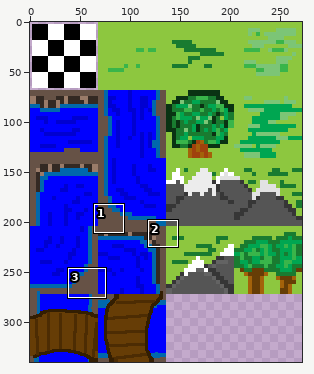
Sprite sheet -- robot_corp/tilesets/background/output_tileset.png. The first picture is a wide view before the edit; the outline marks the close-up.
Close-up. As it was:
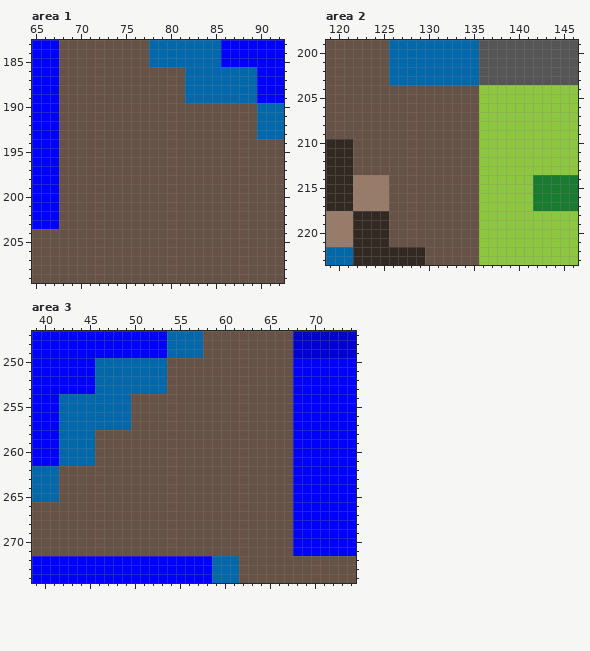
The file is 272x340 pixels. Shown: area 1: x 65..92, y 183..209; area 2: x 119..146, y 199..223; area 3: x 39..74, y 247..274.
Once edited:
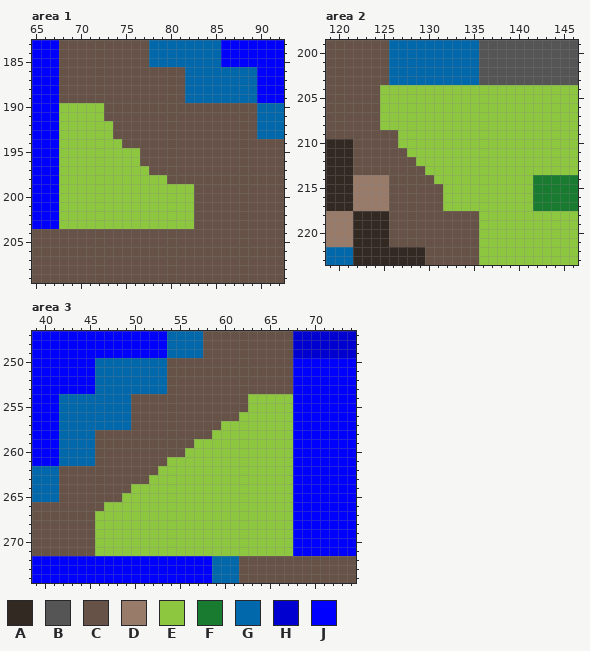
Palette (. is transparent): A #332923  B #555555  C #665246  D #997b69  E #8dc73f  F #197b30  G #0068ab  H #0000d1  J #0000ff
Diff:
Area 1:
y 190..191: x 68..72 CCCCC -> EEEEE
y 192..193: x 68..73 CCCCCC -> EEEEEE
y 194: x 68..74 CCCCCCC -> EEEEEEE
y 195..196: x 68..76 CCCCCCCCC -> EEEEEEEEE
y 197: x 68..77 CCCCCCCCCC -> EEEEEEEEEE
y 198: x 68..79 CCCCCCCCCCCC -> EEEEEEEEEEEE
y 199..203: x 68..82 CCCCCCCCCCCCCCC -> EEEEEEEEEEEEEEE
Area 2:
y 204..208: x 125..135 CCCCCCCCCCC -> EEEEEEEEEEE
y 209..210: x 127..135 CCCCCCCCC -> EEEEEEEEE
y 211: x 128..135 CCCCCCCC -> EEEEEEEE
y 212: x 129..135 CCCCCCC -> EEEEEEE
y 213: x 130..135 CCCCCC -> EEEEEE
y 214: x 131..135 CCCCC -> EEEEE
y 215..217: x 132..135 CCCC -> EEEE
Area 3:
y 254..255: x 63..67 CCCCC -> EEEEE
y 256: x 62..67 CCCCCC -> EEEEEE
y 257: x 60..67 CCCCCCCC -> EEEEEEEE
y 258: x 59..67 CCCCCCCCC -> EEEEEEEEE
y 259: x 57..67 CCCCCCCCCCC -> EEEEEEEEEEE
y 260: x 56..67 CCCCCCCCCCCC -> EEEEEEEEEEEE
y 261: x 54..67 CCCCCCCCCCCCCC -> EEEEEEEEEEEEEE
y 262: x 53..67 CCCCCCCCCCCCCCC -> EEEEEEEEEEEEEEE
y 263: x 52..67 CCCCCCCCCCCCCCCC -> EEEEEEEEEEEEEEEE
y 264: x 50..67 CCCCCCCCCCCCCCCCCC -> EEEEEEEEEEEEEEEEEE
y 265: x 49..67 CCCCCCCCCCCCCCCCCCC -> EEEEEEEEEEEEEEEEEEE
y 266: x 47..67 CCCCCCCCCCCCCCCCCCCCC -> EEEEEEEEEEEEEEEEEEEEE
y 267..271: x 46..67 CCCCCCCCCCCCCCCCCCCCCC -> EEEEEEEEEEEEEEEEEEEEEE
